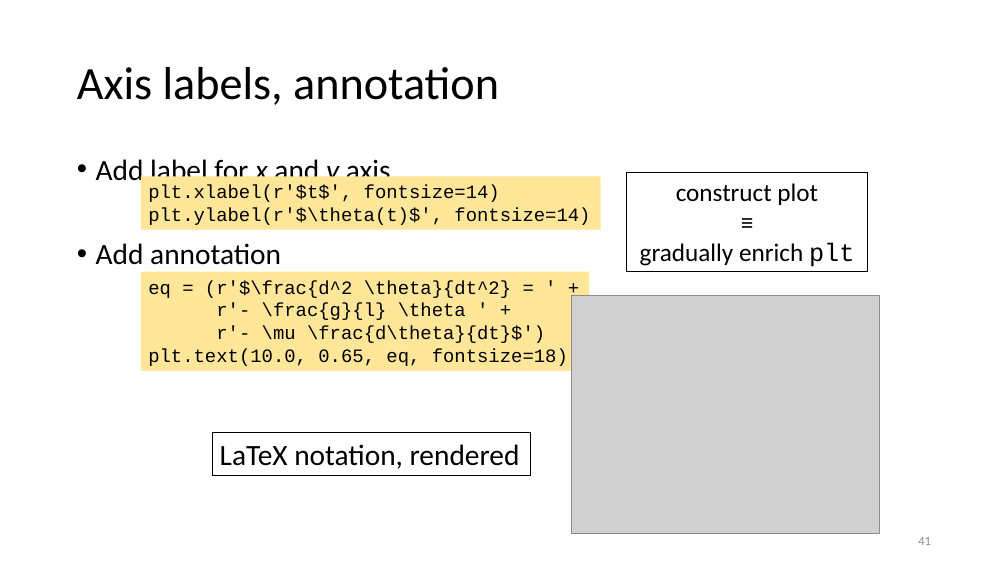
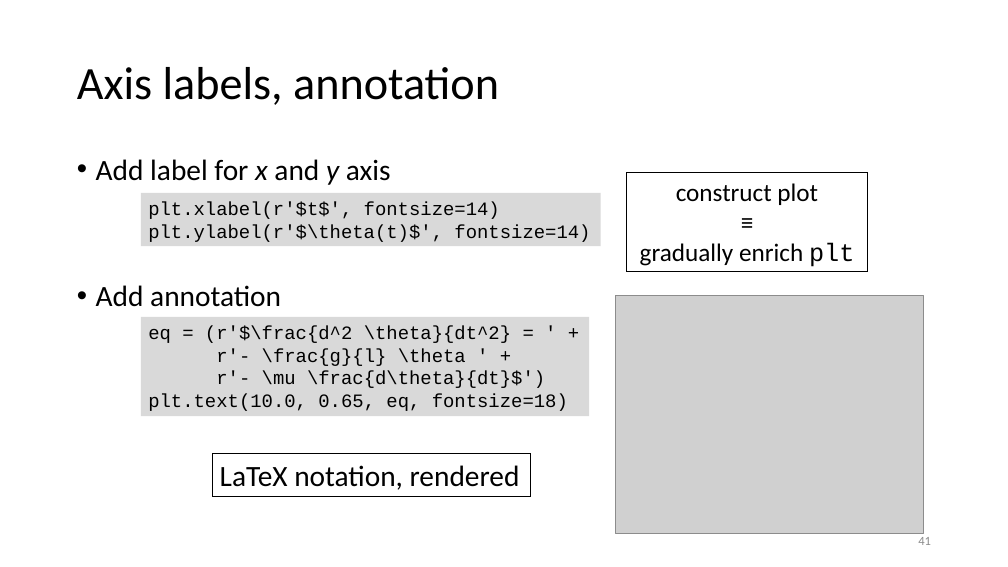
Before and after one commit to gjbex/Scientific-Python, a slide deck: slide 41 of scientific_python.pptx. Drawn at 1008x567 pixels with LibreOffice and Linux fonts; fonts in the diff are those of the drawing; grey boxes stand for pictures. Boxes give left, top, right and bottom in pixels: in the first picture for what was removed or moved away, otherwise in the second. Text is boxed around its words. In the diff, an @@ line names an element or a change of style, - is before the commit and + after.

Commit message:
Fix format of matplotlib section

```diff
--- a/scientific_python.pptx
+++ b/scientific_python.pptx
@@ text "Add label for x and ..." rewrapped from [96, 155, 391, 265] to [96, 159, 391, 307] @@
@@ rectangle "plt.xlabel(r'$t$', fontsize=14)": place and size @@
-rectangle "plt.xlabel(r'$t$', fontsize=14)" at [141, 176, 600, 230]
+rectangle "plt.xlabel(r'$t$', fontsize=14)" at [141, 193, 600, 247]
@@ rectangle "plt.xlabel(r'$t$', fontsize=14)" at [141, 193, 600, 247]: fill #FFE699 to #D9D9D9 @@
@@ picture: place and size @@
-picture at [572, 296, 879, 534]
+picture at [616, 296, 923, 534]
@@ rectangle "eq = (r'$\frac{d^2 \theta}{dt^2} = ..." at [141, 317, 589, 416]: fill #FFE699 to #D9D9D9 @@
@@ rectangle "eq = (r'$\frac{d^2 \theta}{dt^2} = ...": place and size @@
-rectangle "eq = (r'$\frac{d^2 \theta}{dt^2} = ..." at [141, 271, 589, 371]
+rectangle "eq = (r'$\frac{d^2 \theta}{dt^2} = ..." at [141, 317, 589, 416]
@@ rectangle "LaTeX notation, rendered": place and size @@
-rectangle "LaTeX notation, rendered" at [212, 433, 531, 476]
+rectangle "LaTeX notation, rendered" at [212, 454, 531, 497]
```
Also in this commit, not shown: 9 other slides changed.
